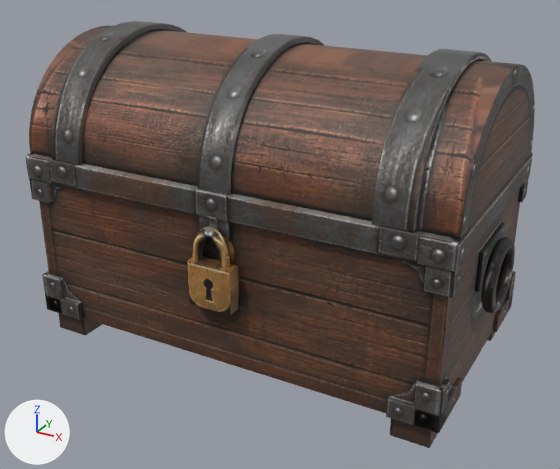
Renders of the Blender file blender-blueprint-reconstruction/examples/treasure_chest/output/treasure_chest.blend from each side of a commit.
The view is the same before and after, from a camera (50 mm lens) standing at (0.646, -1.169, 0.788) and looking at (0.018, -0.026, 0.217). Lighting does not change. The marker at lower left points along +X, +Y and +Z. The older version comes first.

Script lines for the objects in view, before the commit:
```python
ob_treasure_chest_band_centre = bpy.data.objects.new('treasure_chest:band_centre', me_treasure_chest_band_centre)
ob_treasure_chest_band_centre.location = (0.003, 0.006, 0.463)
ob_treasure_chest_band_side = bpy.data.objects.new('treasure_chest:band_side', me_treasure_chest_band_side)
ob_treasure_chest_band_side.location = (0.302, 0.006, 0.463)
ob_treasure_chest_brk_low_front_f_h = bpy.data.objects.new('treasure_chest:brk_low_front_f_h', me_treasure_chest_brk_low_front_f_h)
ob_treasure_chest_brk_low_front_f_h.location = (0.354, -0.215, 0.06)
ob_treasure_chest_brk_low_front_f_v = bpy.data.objects.new('treasure_chest:brk_low_front_f_v', me_treasure_chest_brk_low_front_f_v)
ob_treasure_chest_brk_low_front_f_v.location = (0.376, -0.215, 0.082)
ob_treasure_chest_brk_low_front_s_h = bpy.data.objects.new('treasure_chest:brk_low_front_s_h', me_treasure_chest_brk_low_front_s_h)
ob_treasure_chest_brk_low_front_s_h.location = (0.393, -0.163, 0.06)
ob_treasure_chest_brk_low_front_s_v = bpy.data.objects.new('treasure_chest:brk_low_front_s_v', me_treasure_chest_brk_low_front_s_v)
ob_treasure_chest_brk_low_front_s_v.location = (0.393, -0.202, 0.082)
ob_treasure_chest_brk_up_front_f_v = bpy.data.objects.new('treasure_chest:brk_up_front_f_v', me_treasure_chest_brk_up_front_f_v)
ob_treasure_chest_brk_up_front_f_v.location = (0.376, -0.215, 0.295)
ob_treasure_chest_lid = bpy.data.objects.new('treasure_chest:lid', me_treasure_chest_lid)
ob_treasure_chest_lid.location = (0.0, 0.006, 0.457)
ob_treasure_chest_rim_band = bpy.data.objects.new('treasure_chest:rim_band', me_treasure_chest_rim_band)
ob_treasure_chest_rim_band.location = (0.001, 0.006, 0.338)
# also in view: 'treasure_chest:ring_plate' at (0.0, 0.007, 0.245); 'treasure_chest:ring' at (0.0, 0.006, 0.215); 'treasure_chest:padlock_shackle' at (-0.001, -0.224, 0.24); 'treasure_chest:foot_front' at (0.0, -0.172, 0.021); 'treasure_chest:body' at (0.001, 0.006, 0.179)
```
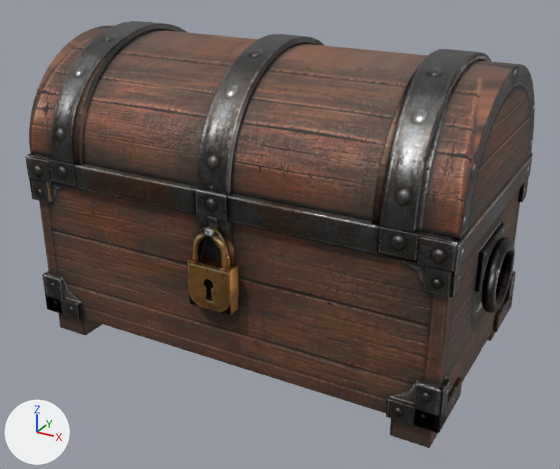
Boxes [x1, y1, x2, y2] around the edits, measured in the pictures (560 x 469 px):
'treasure_chest:rim_band', surface changed (darker)
    both: [25, 153, 521, 272]
'treasure_chest:band_side', surface changed
    both: [52, 21, 481, 232]
'treasure_chest:band_centre', surface changed
    both: [198, 34, 303, 195]
'treasure_chest:padlock_body', surface changed (darker)
    both: [187, 256, 238, 315]
'treasure_chest:ring', surface changed
    both: [481, 237, 515, 313]
'treasure_chest:brk_low_front_f_h', surface changed
    both: [46, 296, 438, 432]
'treasure_chest:brk_low_front_f_v', surface changed
    both: [42, 273, 444, 433]
'treasure_chest:brk_up_front_f_v', surface changed
    both: [29, 178, 456, 298]
'treasure_chest:padlock_shackle', surface changed (darker)
    both: [192, 227, 230, 268]
'treasure_chest:hasp', surface changed, shading changed (darker)
    both: [199, 216, 231, 241]
part 1 of me_treasure_chest_lid, surface changed
    both: [56, 25, 502, 115]

Edits to the bpy script that builds the scene:
```text
Change mat_m_ref_texture_rim_band:
    mat_m_ref_texture_rim_band.metallic: 0.0 -> 0.9
Change mat_m_ref_texture_band_centre:
    mat_m_ref_texture_band_centre.roughness: 0.6 -> 0.45
    mat_m_ref_texture_band_centre.metallic: 0.0 -> 0.9
Change mat_m_ref_texture_band_side:
    mat_m_ref_texture_band_side.roughness: 0.6 -> 0.45
    mat_m_ref_texture_band_side.metallic: 0.0 -> 0.9
Change mat_m_ref_texture_brk_low_front_f_v:
    mat_m_ref_texture_brk_low_front_f_v.metallic: 0.0 -> 0.9
Change mat_m_ref_texture_brk_low_front_f_h:
    mat_m_ref_texture_brk_low_front_f_h.metallic: 0.0 -> 0.9
Change mat_m_ref_texture_brk_low_front_s_v:
    mat_m_ref_texture_brk_low_front_s_v.metallic: 0.0 -> 0.9
Change mat_m_ref_texture_brk_low_front_s_h:
    mat_m_ref_texture_brk_low_front_s_h.roughness: 0.6 -> 0.45
Change mat_m_ref_texture_brk_up_front_f_v:
    mat_m_ref_texture_brk_up_front_f_v.roughness: 0.6 -> 0.45
    mat_m_ref_texture_brk_up_front_f_v.metallic: 0.0 -> 0.9
Change mat_m_ref_texture_brk_up_front_s_v:
    mat_m_ref_texture_brk_up_front_s_v.roughness: 0.6 -> 0.45
    mat_m_ref_texture_brk_up_front_s_v.metallic: 0.0 -> 0.9
Change mat_m_ref_texture_brk_low_back_f_v:
    mat_m_ref_texture_brk_low_back_f_v.roughness: 0.6 -> 0.45
    mat_m_ref_texture_brk_low_back_f_v.metallic: 0.0 -> 0.9
Change mat_m_ref_texture_brk_low_back_s_v:
    mat_m_ref_texture_brk_low_back_s_v.roughness: 0.6 -> 0.45
    mat_m_ref_texture_brk_low_back_s_v.metallic: 0.0 -> 0.9
Change mat_m_ref_texture_brk_low_back_s_h:
    mat_m_ref_texture_brk_low_back_s_h.roughness: 0.6 -> 0.45
    mat_m_ref_texture_brk_low_back_s_h.metallic: 0.0 -> 0.9
Change mat_m_ref_texture_hasp:
    mat_m_ref_texture_hasp.roughness: 0.6 -> 0.45
    mat_m_ref_texture_hasp.metallic: 0.0 -> 0.9
Change mat_m_ref_texture_ring_plate:
    mat_m_ref_texture_ring_plate.roughness: 0.6 -> 0.45
    mat_m_ref_texture_ring_plate.metallic: 0.0 -> 0.9
Change mat_m_ref_texture_ring:
    mat_m_ref_texture_ring.roughness: 0.6 -> 0.45
    mat_m_ref_texture_ring.metallic: 0.0 -> 0.9
Change mat_m_ref_texture_padlock_body:
    mat_m_ref_texture_padlock_body.roughness: 0.6 -> 0.35
    mat_m_ref_texture_padlock_body.metallic: 0.0 -> 0.9
Change mat_m_ref_texture_padlock_shackle:
    mat_m_ref_texture_padlock_shackle.roughness: 0.6 -> 0.45
    mat_m_ref_texture_padlock_shackle.metallic: 0.0 -> 0.9
Change me_treasure_chest_lid:
    where me_treasure_chest_lid.from_pydata(...)  # 66 vertices, 35 faces; spans x -0.397..0.397, y -0.215..0.215, z -0.097..0.097
    me_treasure_chest_lid part 1: texture (UV) coordinates of 14 of 35 faces, centred in x 0.0, y -0.128..0.128, z 0.059..0.097, changed; they spanned u 0.36..0.58, v 0.01..0.64 and now span u 0.36..0.58, v 0.01..0.64
Change me_treasure_chest_band_centre:
    where me_treasure_chest_band_centre.from_pydata(...)  # 132 vertices, 130 faces; spans x -0.028..0.028, y -0.225..0.225, z -0.104..0.104
    me_treasure_chest_band_centre part 2: texture (UV) coordinates of 66 of 130 faces, centred in x 0.0, y -0.224..0.224, z -0.104..0.103, changed; they spanned u 0.03..0.97, v 0.03..0.93 and now span u 0.03..0.97, v 0.03..0.93
Change me_treasure_chest_band_side:
    where me_treasure_chest_band_side.from_pydata(...)  # 132 vertices, 130 faces; spans x -0.031..0.031, y -0.225..0.225, z -0.104..0.104
    me_treasure_chest_band_side part 3: texture (UV) coordinates of 66 of 130 faces, centred in x 0.0, y -0.224..0.224, z -0.104..0.103, changed; they spanned u 0.03..0.97, v 0.03..0.91 and now span u 0.03..0.97, v 0.03..0.91
Change me_treasure_chest_hasp:
    where me_treasure_chest_hasp.from_pydata(...)  # 8 vertices, 6 faces; spans x -0.0283..0.0283, y -0.003..0.003, z -0.017..0.017
    me_treasure_chest_hasp part 4: edges marked sharp go from 0 to 12
Change me_treasure_chest_ring:
    where me_treasure_chest_ring.from_pydata(...)  # 768 vertices, 768 faces; spans x -0.011..0.011, y -0.0699..0.0699, z -0.0625..0.0625
    me_treasure_chest_ring part 5: texture (UV) coordinates of 768 of 768 faces, centred in x -0.0106..0.0106, y -0.0692..0.0692, z -0.0618..0.0618, changed; they spanned u 0.06..0.94, v 0.06..0.93 and now span u 0.06..0.94, v 0.06..0.93
```
